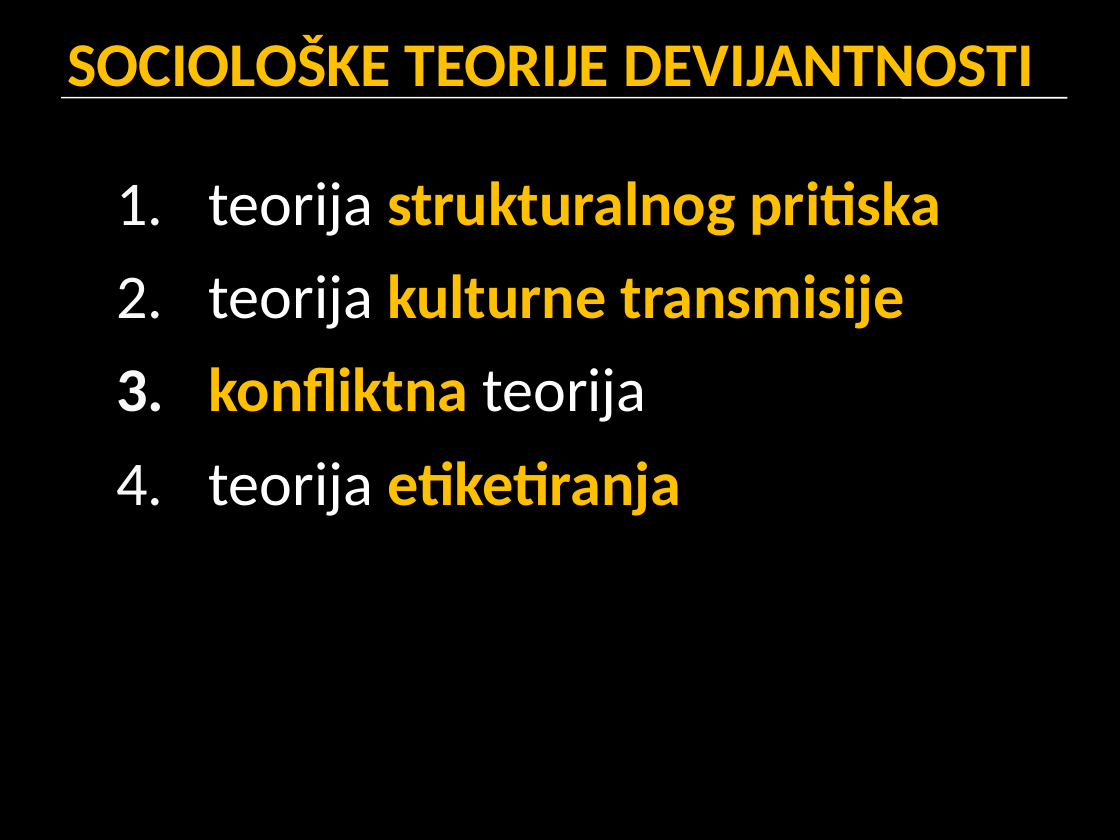
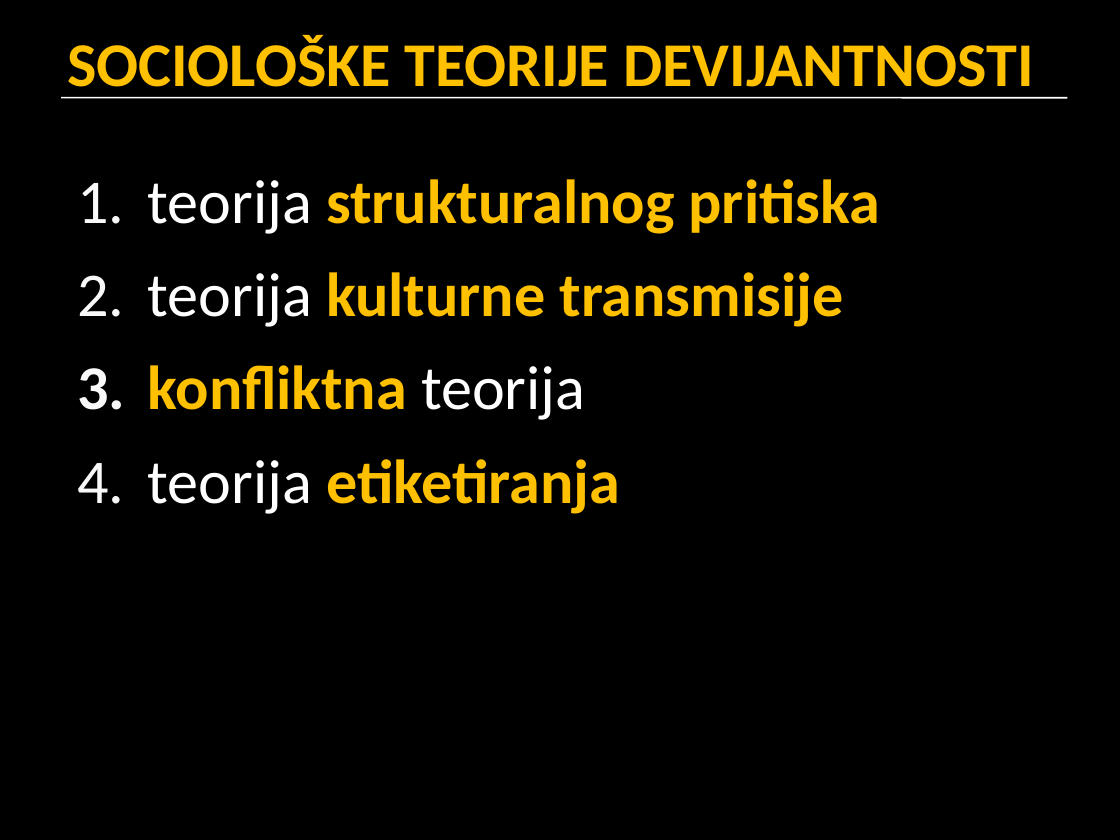
Before and after one commit to srednja-skola/sociologija, a slide deck: slide 23 of data/pptx/005_socijalizacija_i_identitet.pptx (slide 22 before the commit). Drawn at 1120x840 pixels with LibreOffice and Linux fonts; fonts in the diff are those of the drawing. Boxes give left, top, right and bottom in pixels: in the first picture for what was removed or moved away, otherwise in the second. Text is boxed around its words. In the diff, an @@ line names an element or a change of style, - is before the commit and + after.

```diff
--- a/data/pptx/005_socijalizacija_i_identitet.pptx
+++ b/data/pptx/005_socijalizacija_i_identitet.pptx
@@ text "teorija strukturalnog pritiska": place and size @@
-text "teorija strukturalnog pritiska" at box(209, 181, 942, 516)
+text "teorija strukturalnog pritiska" at box(148, 179, 881, 514)
@@ text "teorija strukturalnog pritiska" at box(148, 179, 881, 514): indent changed @@
```
Also in this commit, not shown: 17 other slides changed, 5 slides added, 3 slides removed.
